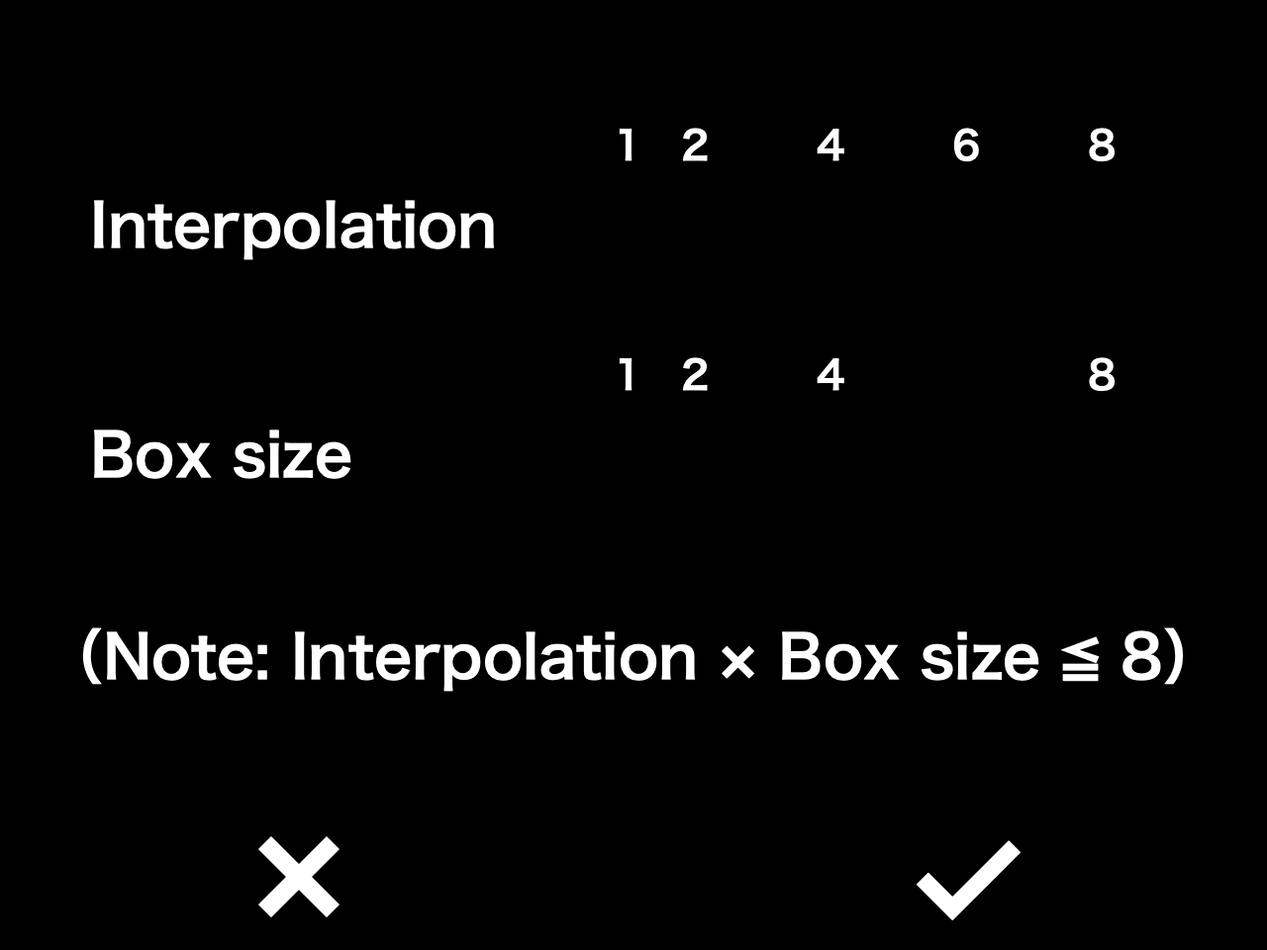
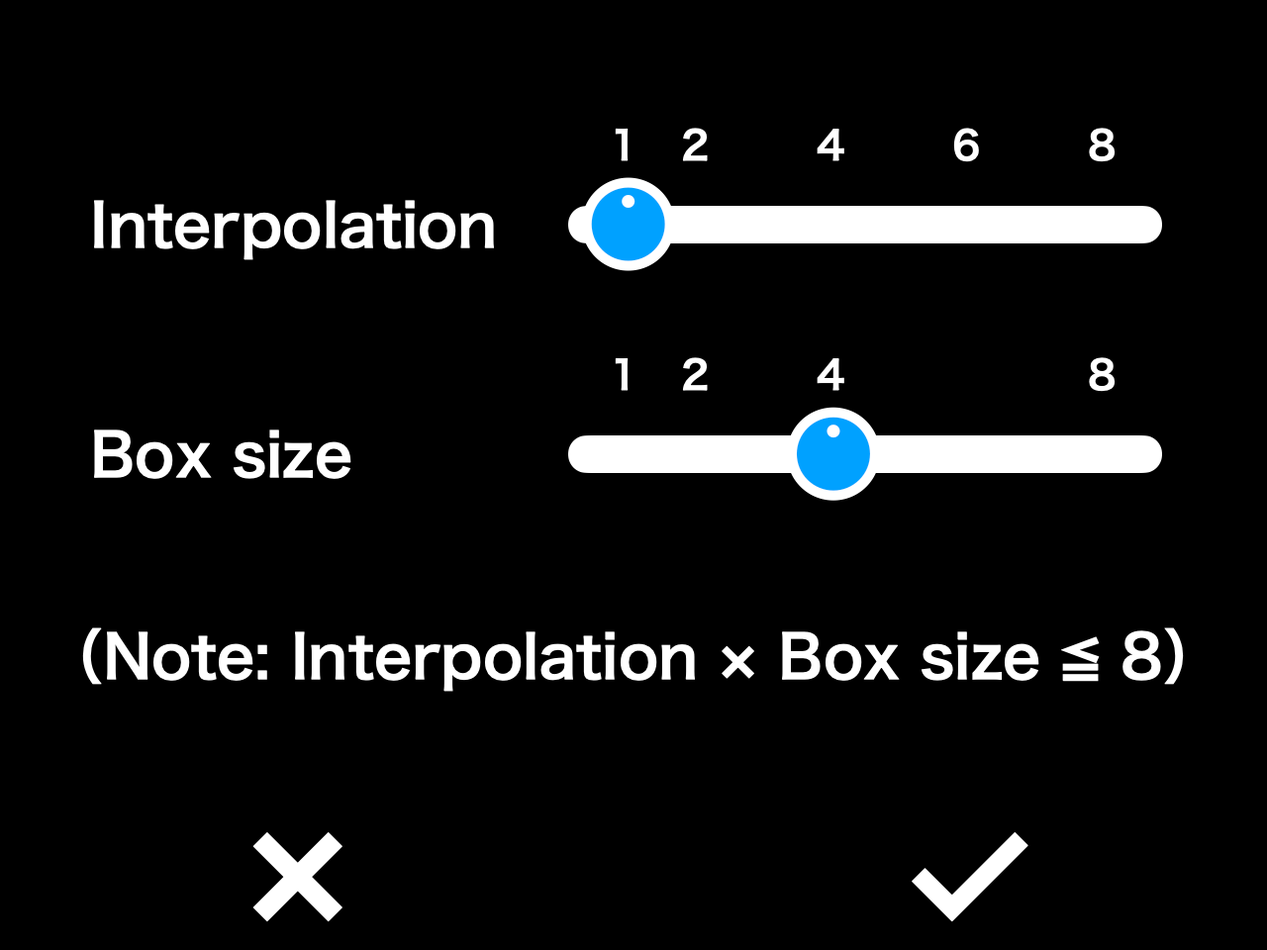
Layered file, before and after one edit (1267 x 950). Changes by layer:
painted on "Layer 1" over bbox(252, 127, 1162, 923)
